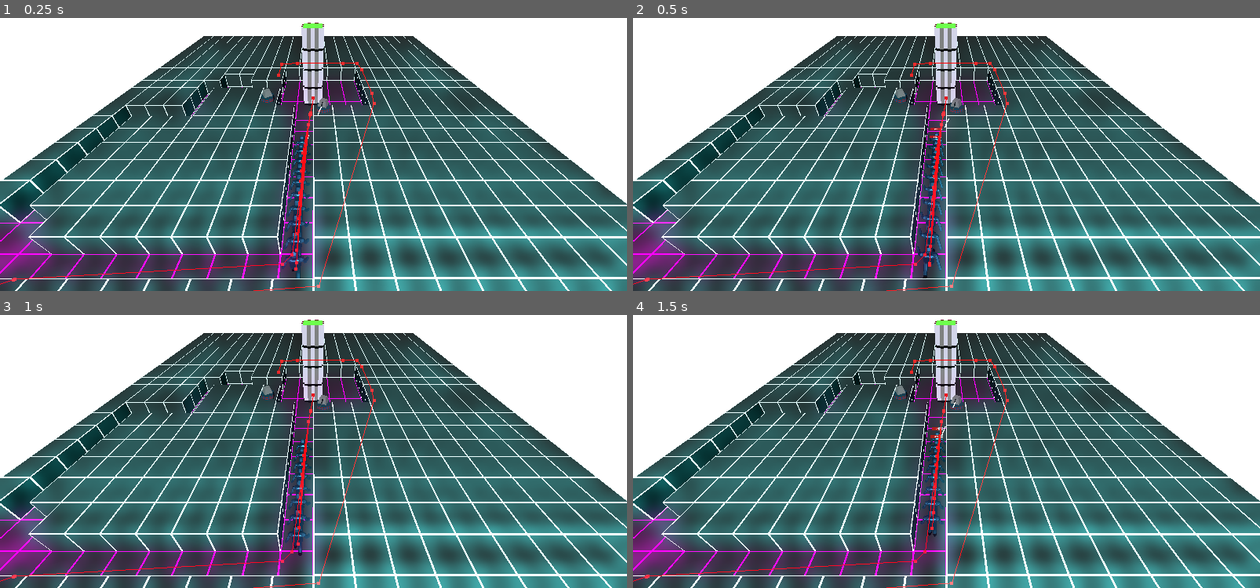
Above: before the commit, frames 1-4 (two rows, left to right).
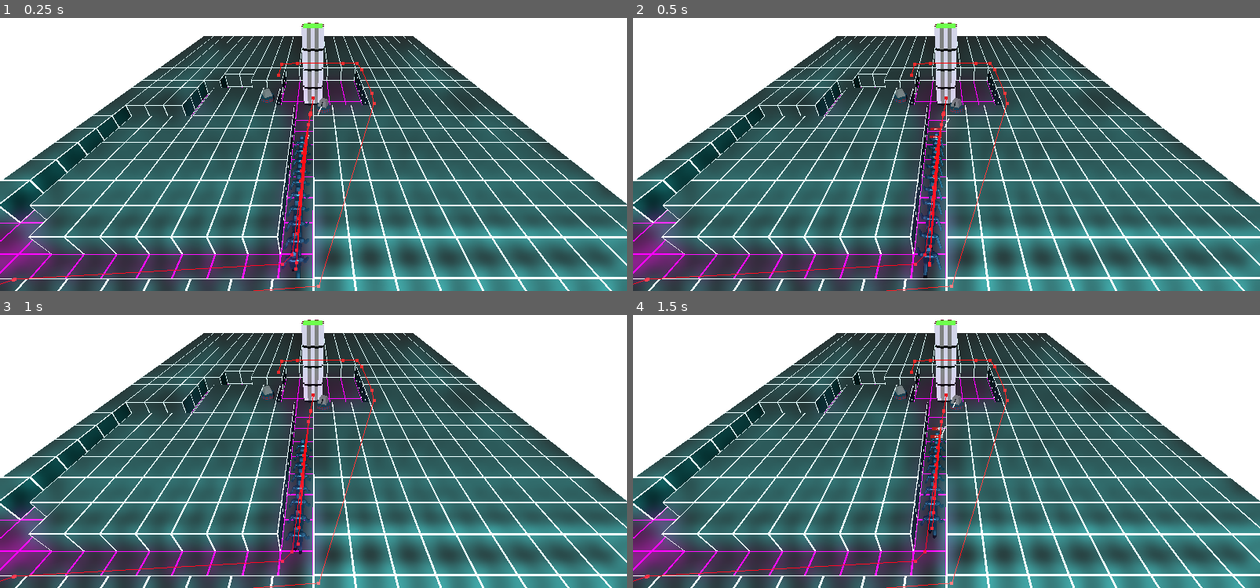
Above: after the commit, the same moments.

Repository: StefanHolst/LD57
Game: Godot game, scene res://Game.tscn
The game is run twice, just before and just after one commit, with the same random seed, the same clock (stepped at 60 frames per second) and the same inputs.
Inputs (mouse positions are in pixels of both pictures, inside the frame that each line leads up to):
- Up to frame 1 (0.25 s): no input
- Up to frame 2 (0.5 s): no input
- Up to frame 3 (1 s): move the mouse to (451, 394) at 0.52 s; click (451, 394) at 0.67 s
- Up to frame 4 (1.5 s): move the mouse to (821, 429) at 1.27 s; click (821, 429) at 1.42 s

Frame 1 is identical in both runs. In frame 2, less than 0.1% of the frame differs, in the area x 45-50%, y 42-96%; in frame 3, 0.1%, in the area x 45-50%, y 45-89%; in frame 4, less than 0.1%.

Commit message:
soldier: Simplify animation

Diff:
--- a/Units/Soldier.gd
+++ b/Units/Soldier.gd
@@ -10,21 +10,8 @@
 func _ready():
 	healthBar = find_child("HealthBar")
 	body = find_child("Body")
-	var player = find_child("AnimationPlayer")
-	var animation = player.get_animation("enemy_animations")
-	var start = animation.get_marker_time("WalkStart")
-	var end = animation.get_marker_time("WalkEnd")
-	var duration = end - start;
-
-	while true:
-		var tree = get_tree()
-		if (tree == null):
-			print("wtf")
-			break
-		player.play("enemy_animations")
-		player.seek(start, true)
-		await get_tree().create_timer(duration).timeout
-	player.stop()
+	var player = find_child("AnimationPlayer") as AnimationPlayer
+	player.play_section_with_markers("enemy_animations", "WalkStart", "WalkEnd")
 
 func _init() -> void:
 	max_health = 100
